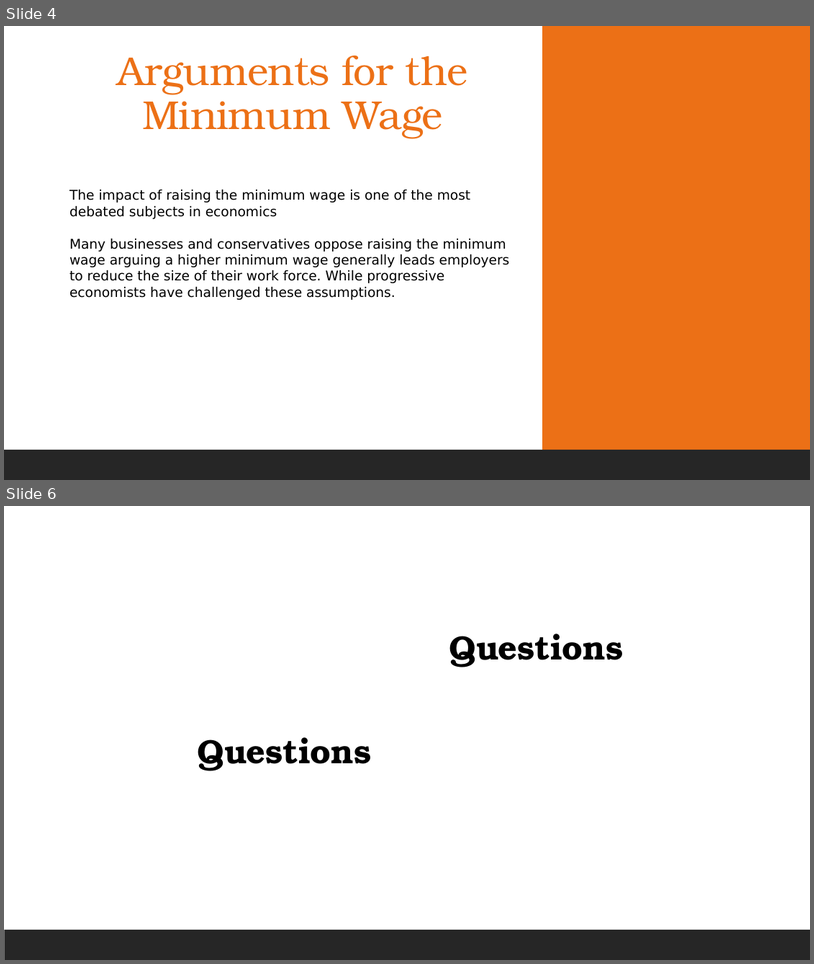
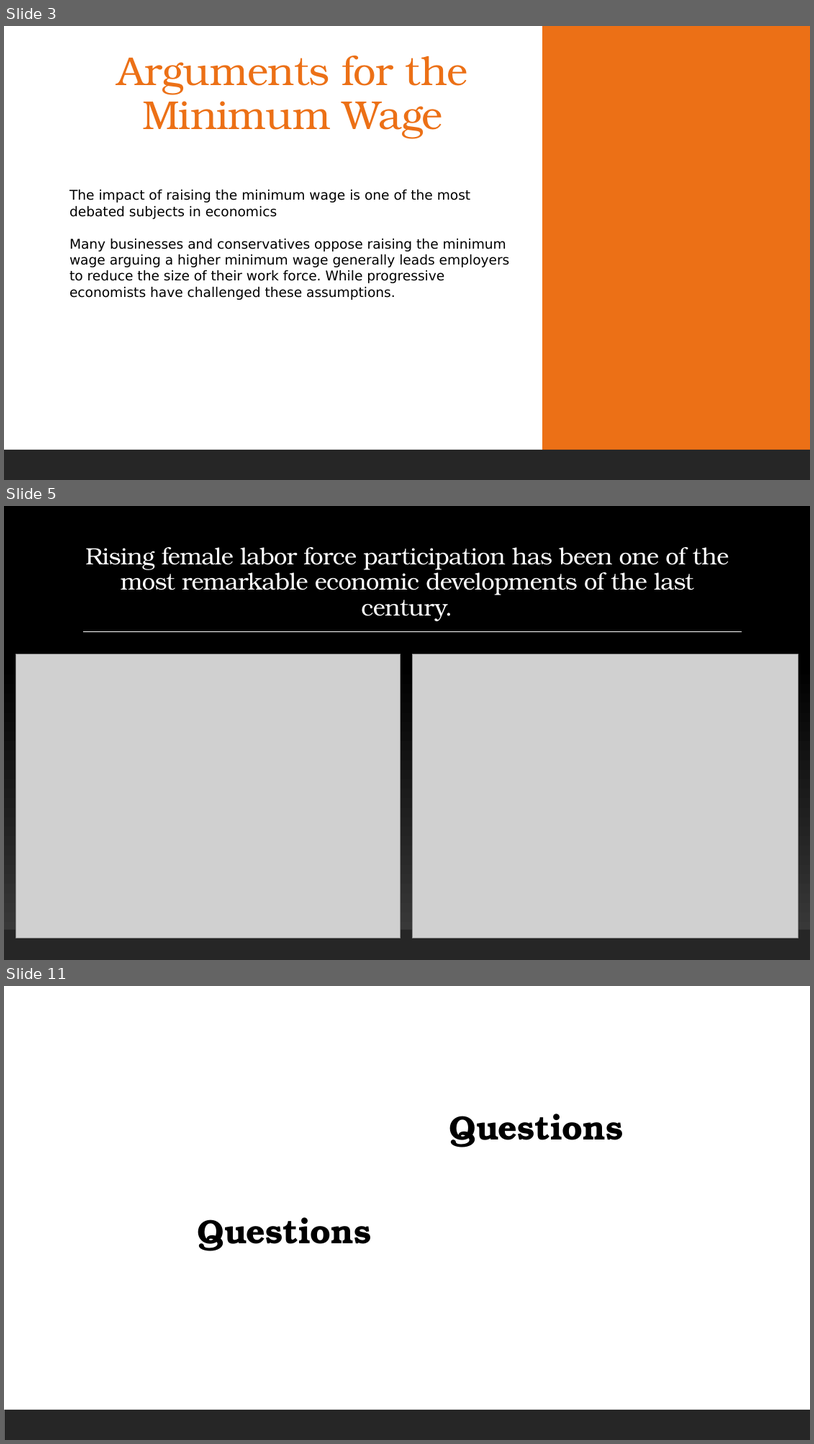
Before and after one commit to devindubin/ProjectOne, a slide deck: Project Presentation.pptx. Shown one above the other, each under a label of ours: slides 4 and 6 before the commit, slides 3, 5 and 11 after it; the slides between them are not shown. The pictures are 814x964 and 814x1444 pixels, drawn with LibreOffice and Linux fonts; fonts in the diff are those of the drawing; grey boxes stand for pictures; background and template pictures are left out. Boxes give left, top, right and bottom in pixels: in the first picture for what was removed or moved away, otherwise in the second. Text is boxed around its words. In the diff, an @@ line names an element or a change of style, - is before the commit and + after.

```diff
--- a/Project Presentation.pptx
+++ b/Project Presentation.pptx
@@ slide 5 added at (4, 506, 810, 960), background gradient #3F3F3F to #000000 @@
@@ rectangle added at (4, 506, 810, 960), fill gradient #3F3F3F to #000000 @@
@@ title added at (85, 547, 729, 621), 28 pt, text #FFFFFF @@
+Rising female labor force participation has been one of the most remarkable economic developments of the last century.
@@ line added from (83, 632) to (743, 632), #FFFFFF 1 pt @@
@@ picture added at (16, 654, 400, 938) @@
@@ picture added at (413, 654, 799, 938) @@
@@ rectangle added at (4, 929, 810, 960), fill #262626 @@
@@ what was slide 4 is now slide 3 @@
@@ what was slide 6 is now slide 11 @@
```
Also in this commit, not shown: 3 slides changed, 5 other slides added, 1 slide removed, 1 other file.
